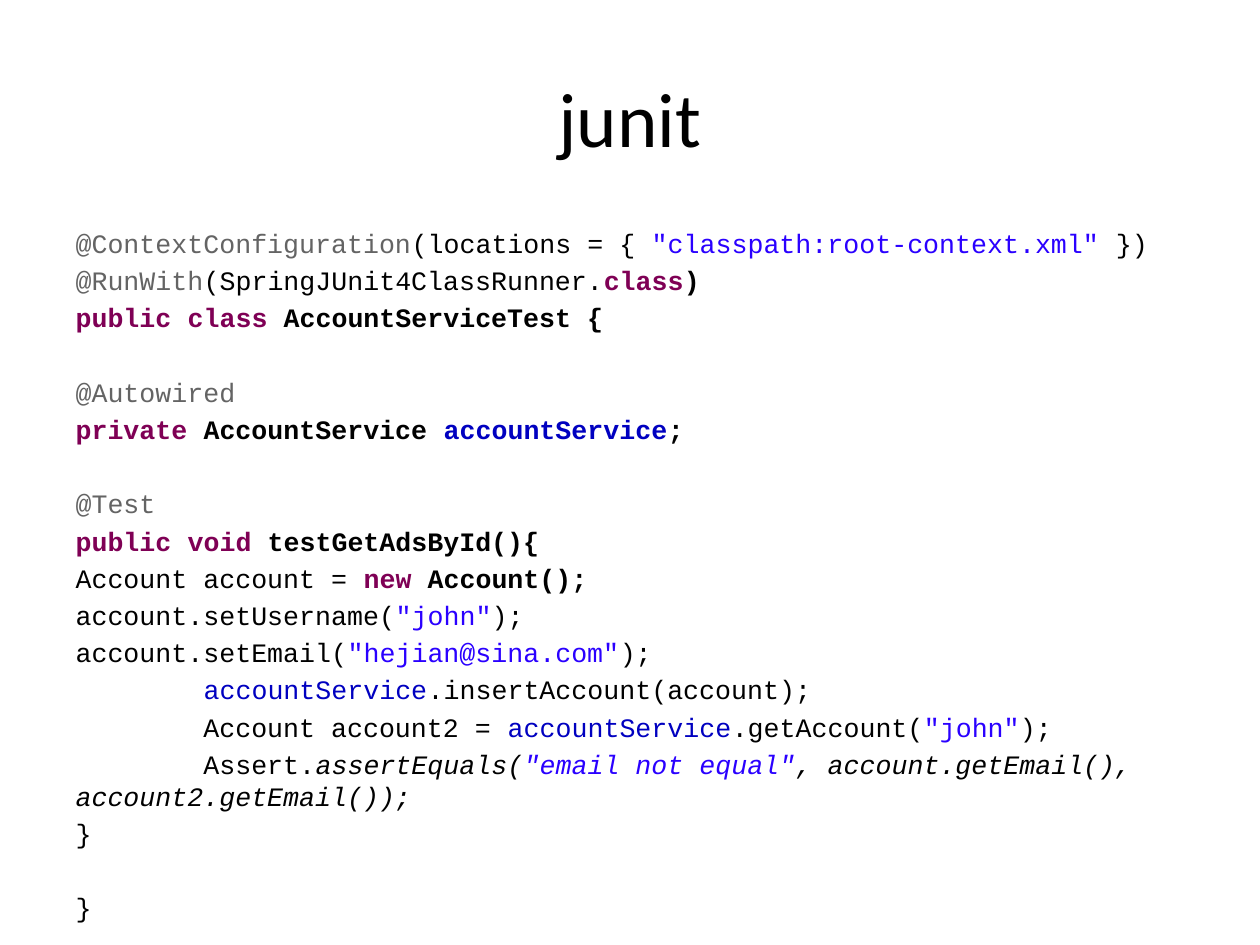
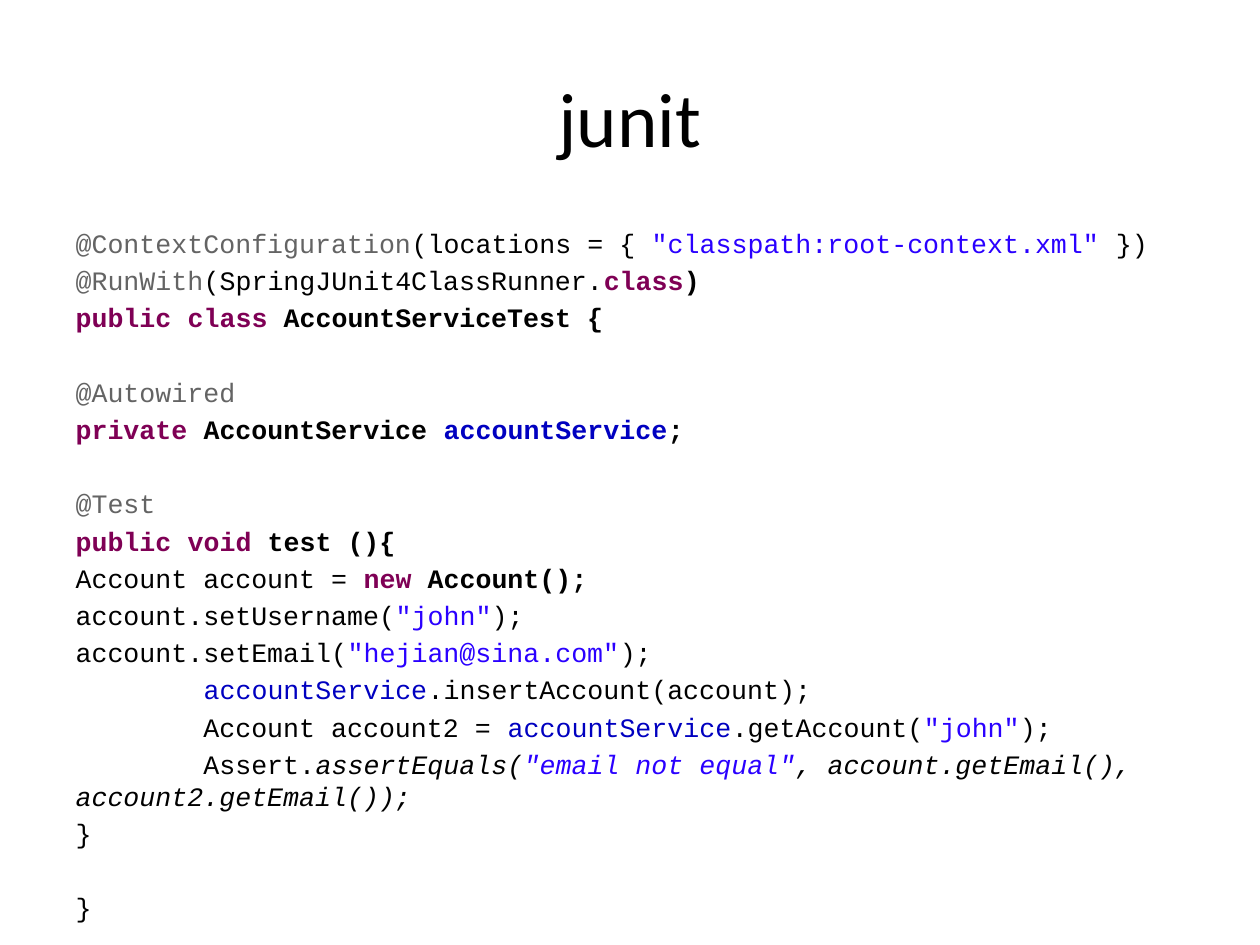
Before and after one commit to hejian1639/SpringMVC, a slide deck: slide 27 of Introduction.pptx (slide 30 before the commit). Drawn at 1260x945 pixels with LibreOffice and Linux fonts; fonts in the diff are those of the drawing. Boxes give left, top, right and bottom in pixels: in the first picture for what was removed or moved away, otherwise in the second. Text is boxed around its words. In the diff, an @@ line names an element or a change of style, - is before the commit and + after.

```diff
--- a/Introduction.pptx
+++ b/Introduction.pptx
@@ text at bbox=[76, 532, 332, 557]: text changed; text colour #000000 to #7F0055 @@
-public void testGetAdsById(){
+public void test (){
```
Also in this commit, not shown: 7 other slides changed, 7 slides added, 5 slides removed, 6 other files.
